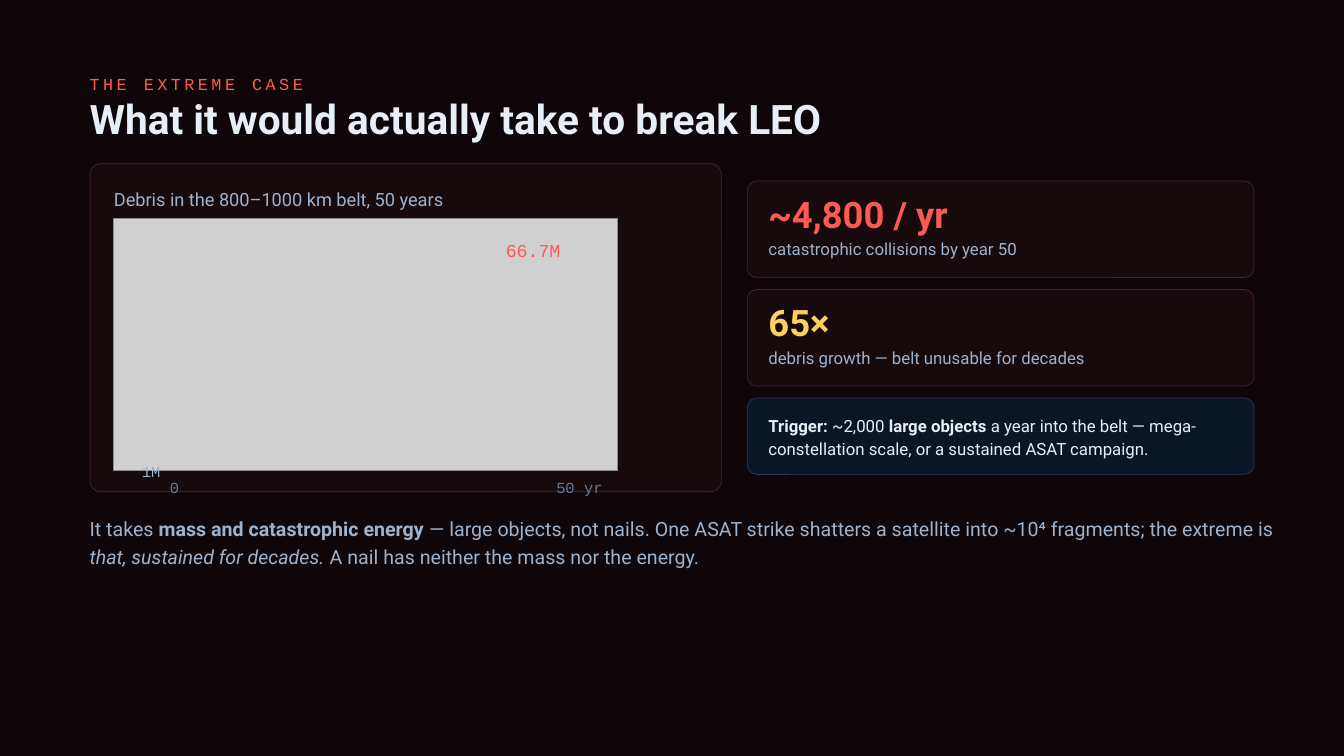
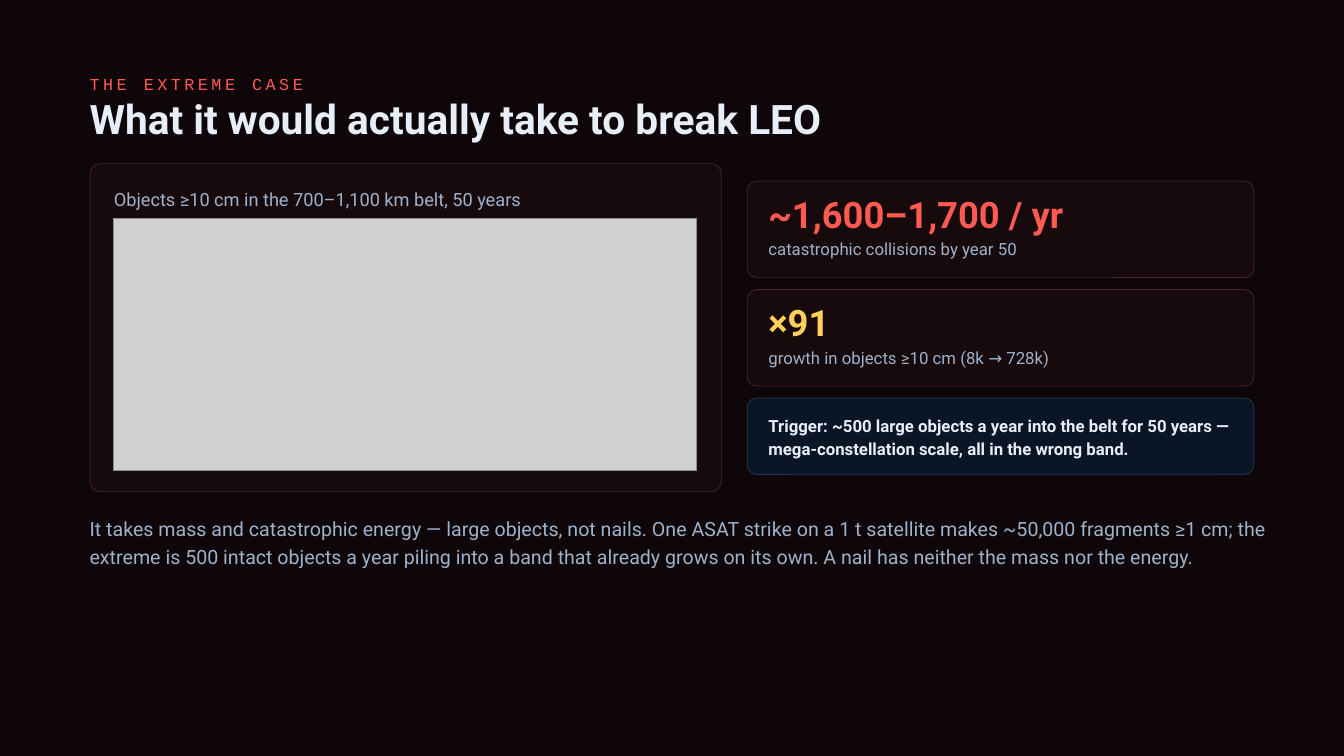
Before and after one commit to TimKadyrov/DebrisCascade, a slide deck: slide 17 of Barrel of Nails — Kessler Study.pptx. Drawn at 1344x756 pixels with LibreOffice and Linux fonts; fonts in the diff are those of the drawing; grey boxes stand for pictures. Boxes give left, top, right and bottom in pixels: in the first picture for what was removed or moved away, otherwise in the second. Text is boxed around its words. In the diff, an @@ line names an element or a change of style, - is before the commit and + after.

```diff
--- a/Barrel of Nails — Kessler Study.pptx
+++ b/Barrel of Nails — Kessler Study.pptx
@@ text at (x1=114, y1=192, x2=521, y2=210): text changed @@
-Debris in the 800–1000 km belt, 50 years
+Objects ≥10 cm in the 700–1,100 km belt, 50 years
@@ text at (x1=768, y1=201, x2=1064, y2=236): text changed @@
-~4,800 / yr
+~1,600–1,700 / yr
@@ picture resized from (x1=114, y1=219, x2=618, y2=471) to (x1=114, y1=219, x2=697, y2=471) @@
@@ text removed at (x1=506, y1=245, x2=560, y2=257) @@
-66.7M
@@ text at (x1=768, y1=309, x2=829, y2=337): text changed @@
-65×
+×91
@@ text at (x1=768, y1=351, x2=1049, y2=368): text changed @@
-debris growth — belt unusable for decades
+growth in objects ≥10 cm (8k → 728k)
@@ text at (x1=768, y1=419, x2=1212, y2=459): text changed; bold on @@
-Trigger: ~2,000 large objects a year into the belt — mega-constellation scale, or a sustained ASAT campaign.
+Trigger: ~500 large objects a year into the belt for 50 years — mega-constellation scale, all in the wrong band.
@@ text removed at (x1=142, y1=466, x2=160, y2=477) @@
-1M
@@ text removed at (x1=170, y1=483, x2=179, y2=493) @@
-0
@@ text removed at (x1=556, y1=483, x2=602, y2=496) @@
-50 yr
@@ text at (x1=90, y1=521, x2=1266, y2=568): text changed @@
-It takes mass and catastrophic energy — large objects, not nails. One ASAT strike shatters a satellite into ~10⁴ fragments; the extreme is that, sustained for decades. A nail has neither the mass nor the energy.
+It takes mass and catastrophic energy — large objects, not nails. One ASAT strike on a 1 t satellite makes ~50,000 fragments ≥1 cm; the extreme is 500 intact objects a year piling into a band that already grows on its own. A nail has neither the mass nor the energy.
```
Also in this commit, not shown: 13 other slides changed, 11 other files.
